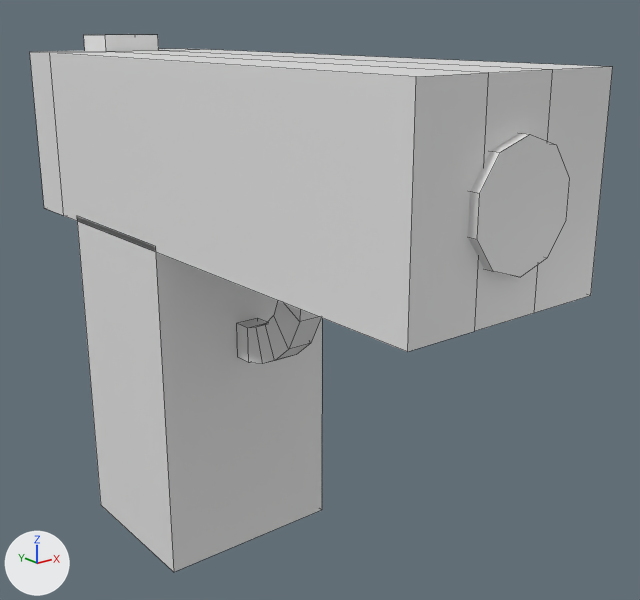
Two versions of the OBJ model assets/gun.obj, one commit apart.
Both versions are drawn from a 50 mm lens placed at (-1.61, -2.7, 1.66), pointed at (0.14, -0.52, 0.79). The lights are fixed; the arrows at lower left show +X, +Y and +Z. Mesh edges are drawn as thin lines. Where no turn or scale is listed for an object, it has been applied to the vertices.

The first picture shows 'gun'.
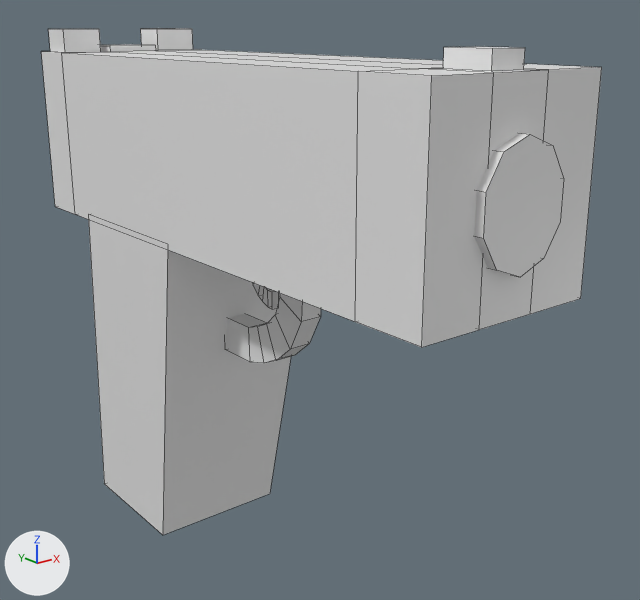
Patch to the scene script:
```diff
--- a/assets/gun.obj.py
+++ b/assets/gun.obj.py
@@ me_gun @@
 # used by ob_gun; location = (0.0, 0.0, 0.0)
-me_gun.from_pydata(...)  # 120 vertices, 104 faces; spans x -0.33..0.33, y -1.44..0.59, z -0.17..1.62
+me_gun.from_pydata(...)  # 152 vertices, 136 faces; spans x -0.29..0.29, y -1.44..0.59, z -0.17..1.64
+# me_gun part 1
+# 14 vertices are removed from x -0.33..0.33, y -1.41..0.59, z 0.98..1.56
+# 24 faces are deleted
+# 10 vertices in x 0.1..0.16, y -1.44..0.59, z 0.98..1.39 move by (-0.02, 0.0, 0.0)
+# 10 vertices in x -0.16..-0.1, y -1.44..0.59, z 0.98..1.39 move by (0.02, 0.0, 0.0)
+# 8 vertices in x -0.01..0.01, y -0.41..-0.33, z 0.83..1.03 move by (0.0, 0.0, -0.04)
+# 8 vertices in x -0.01..0.01, y -0.46..-0.37, z 0.82..0.95 move by (0.0, 0.0, -0.05)
+# 7 vertices in x 0.02, y -0.38..-0.33, z 0.84..1.03 move by (-0.01, 0.0, -0.04)
+# 6 vertices in x -0.02, y -0.46..-0.4, z 0.82..0.9 move by (0.01, 0.0, -0.05)
+# 25 vertices move from x -0.33..0.33, y -1.41..0.59, z -0.17..1.62 to x -0.29..0.29, y -1.41..0.59, z -0.17..1.58
+# 24 vertices are added at x -0.29..0.29, y -1.41..0.59, z 0.98..1.64
+# 6 new vertices lie (0.0, -0.18, 0.0) away from vertices in x -0.33..0.33, y 0.59, z 0.98..1.56
+# 8 new vertices lie (0.0, -1.6, 0.0) away from vertices in x -0.29..0.29, y 0.41, z 0.98..1.56
+# 8 new vertices lie (0.0, 0.14, 0.0) away from vertices in x -0.26..0.26, y 0.43, z 1.56..1.64
+# 56 new faces join them
 me_gun.materials.append(mat_material)
```

Boxes [x1, y1, x2, y2] around the edits, measured in the pictures (640 x 600 px):
'gun', reshaped: before [30, 34, 613, 572]; after [41, 28, 602, 535]
